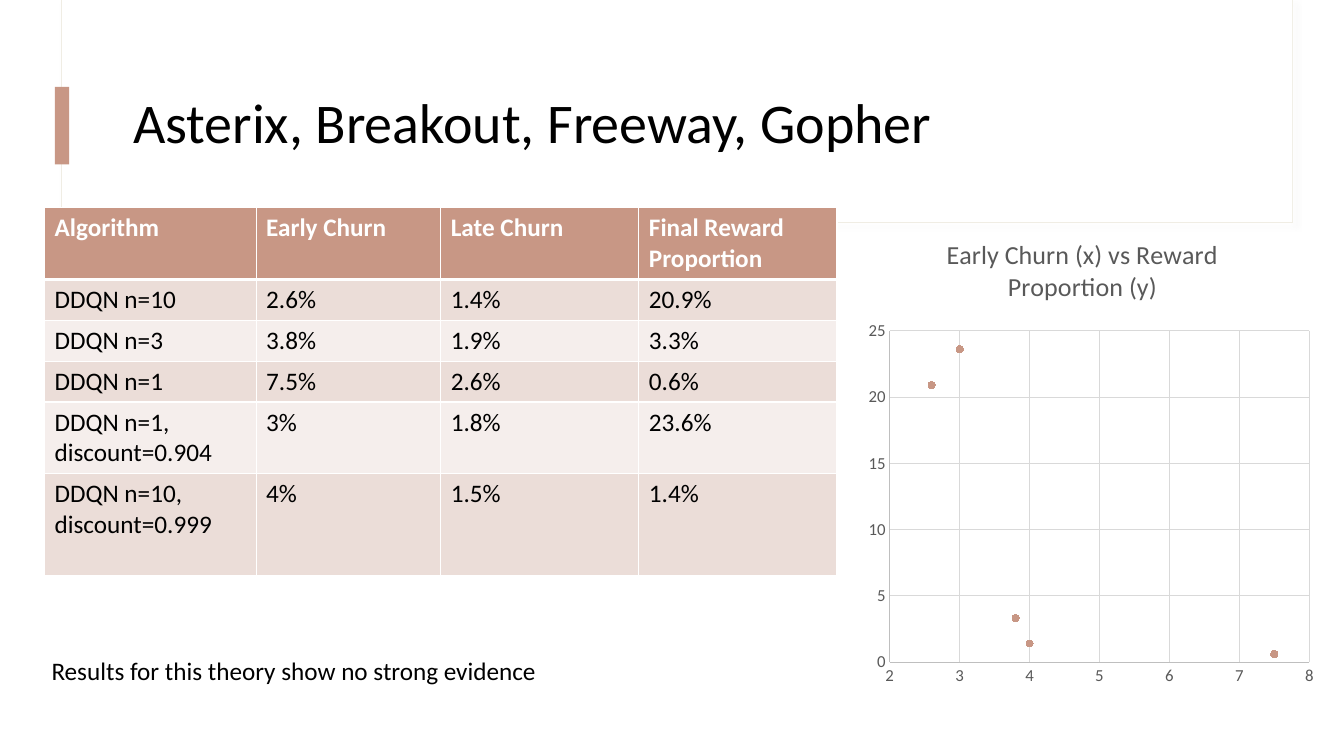
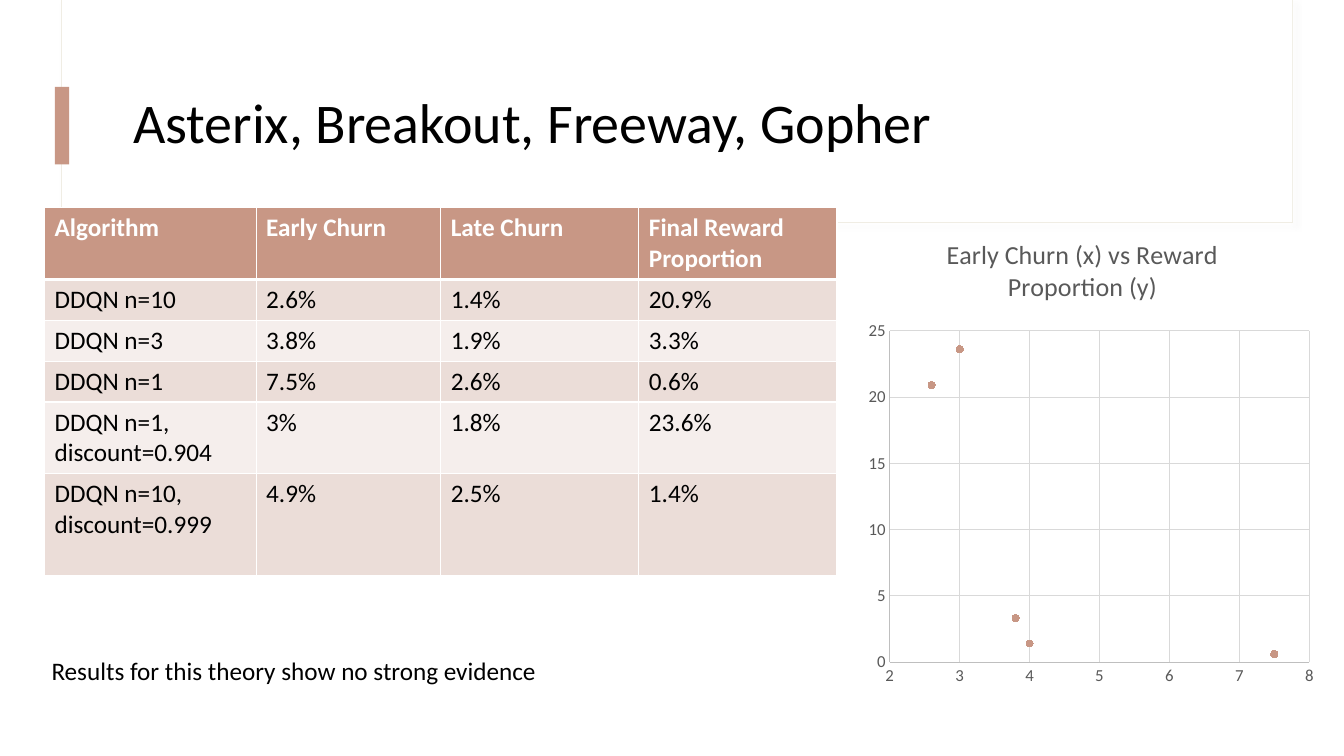
Before and after one commit to VIPTankz/MyRLJourney, a slide deck: slide 5 of FeasibilityStudy_07_09_2023.pptx. Drawn at 1344x756 pixels with LibreOffice and Linux fonts; fonts in the diff are those of the drawing. Boxes give left, top, right and bottom in pixels: in the first picture for what was removed or moved away, otherwise in the second. Text is boxed around its words. In the diff, an @@ line names an element or a change of style, - is before the commit and + after.

```diff
--- a/FeasibilityStudy_07_09_2023.pptx
+++ b/FeasibilityStudy_07_09_2023.pptx
@@ table at (44,208,838,573) @@
-row 6, column 2: 4%
+row 6, column 2: 4.9%
-row 6, column 3: 1.5%
+row 6, column 3: 2.5%
```
Also in this commit, not shown: 1 other slide changed, 2 slides added, 4 other files.
